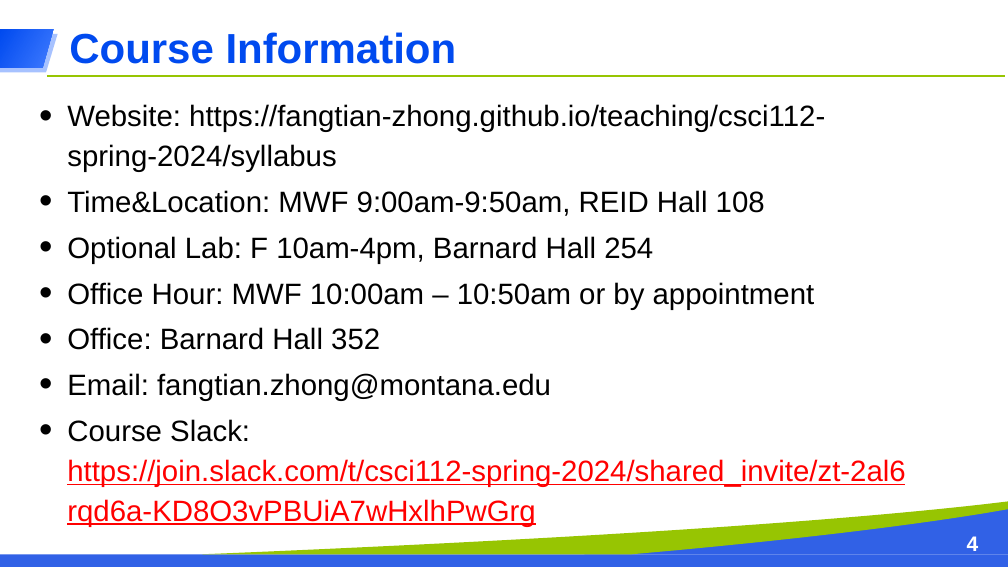
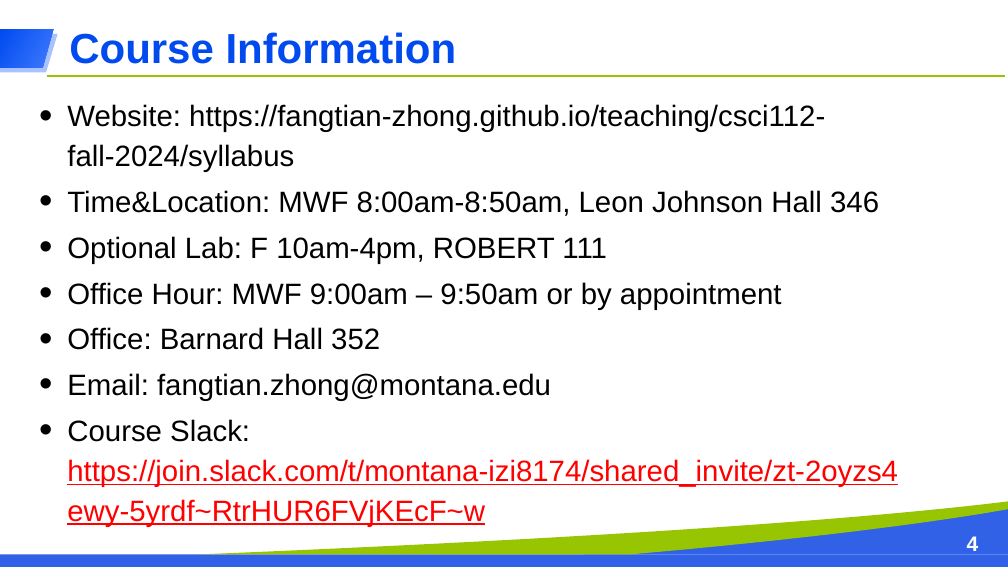
Before and after one commit to fangtian-zhong/fangtian-zhong.github.io, a slide deck: slide 4 of teaching/csci112-fall-2024/lectures/ppts/CSCI_112_Programming_with_C_20240117.pptx. Drawn at 1008x567 pixels with LibreOffice and Linux fonts; fonts in the diff are those of the drawing. Boxes give left, top, right and bottom in pixels: in the first picture for what was removed or moved away, otherwise in the second. Text is boxed around its words. In the diff, an @@ line names an element or a change of style, - is before the commit and + after.

```diff
--- a/teaching/csci112-fall-2024/lectures/ppts/CSCI_112_Programming_with_C_20240117.pptx
+++ b/teaching/csci112-fall-2024/lectures/ppts/CSCI_112_Programming_with_C_20240117.pptx
@@ text at [67, 104, 879, 309]: text changed @@
-• Website: https://fangtian-zhong.github.io/teaching/csci112-spring-2024/syllabus
-• Time&Location: MWF 9:00am-9:50am, REID Hall 108
-• Optional Lab: F 10am-4pm, Barnard Hall 254
-• Office Hour: MWF 10:00am – 10:50am or by appointment
+• Website: https://fangtian-zhong.github.io/teaching/csci112-fall-2024/syllabus
+• Time&Location: MWF 8:00am-8:50am, Leon Johnson Hall 346
+• Optional Lab: F 10am-4pm, ROBERT 111
+• Office Hour: MWF 9:00am – 9:50am or by appointment
@@ text at [67, 419, 898, 526]: text changed @@
-• Course Slack: https://join.slack.com/t/csci112-spring-2024/shared_invite/zt-2al6rqd6a-KD8O3vPBUiA7wHxlhPwGrg
+• Course Slack: https://join.slack.com/t/montana-izi8174/shared_invite/zt-2oyzs4ewy-5yrdf~RtrHUR6FVjKEcF~w
```
Also in this commit, not shown: 6 other slides changed.
